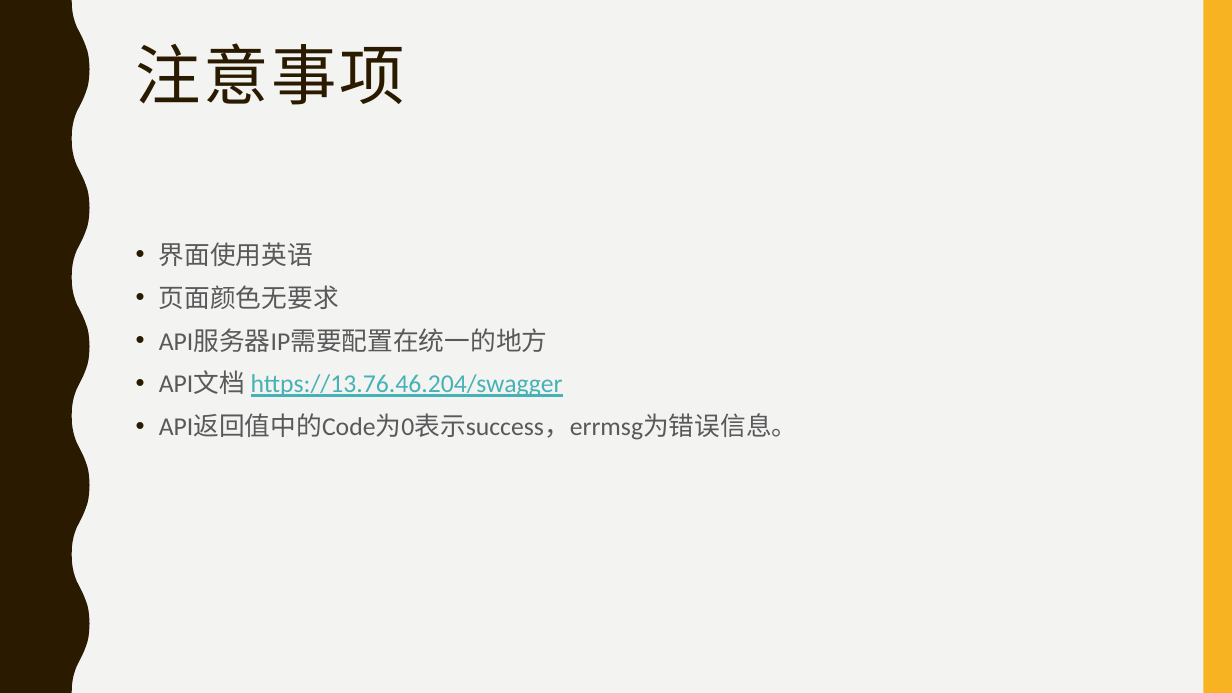
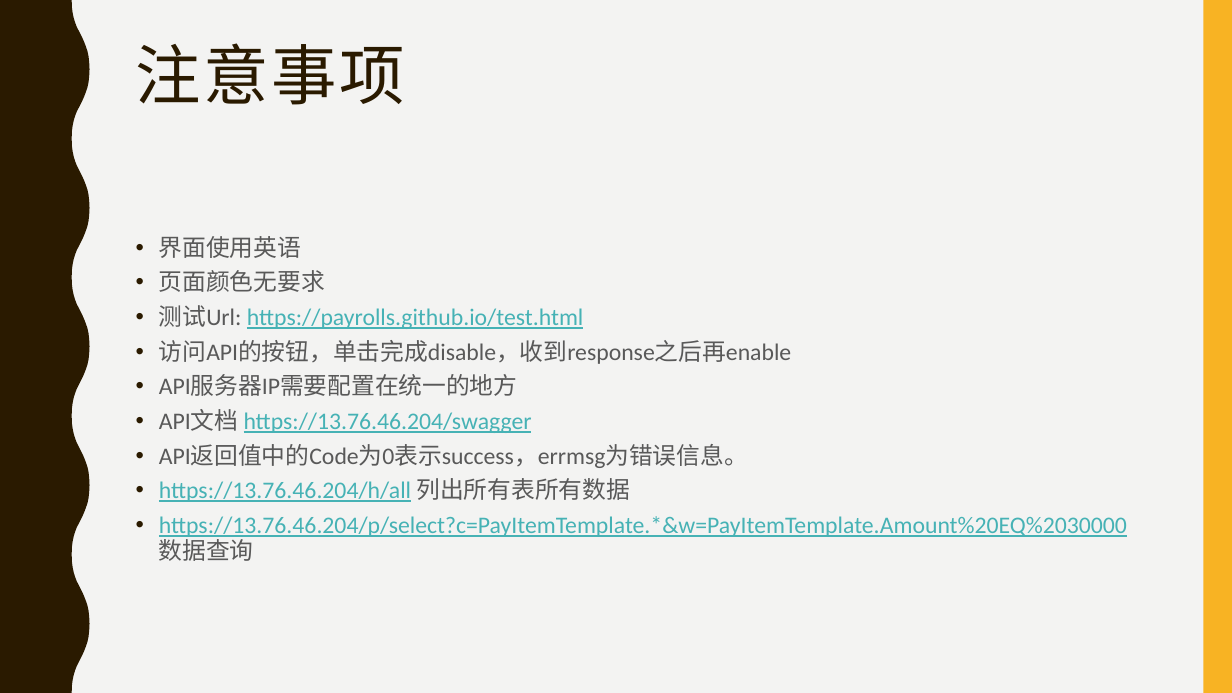
Before and after one commit to payrolls/payrolls.github.io, a slide deck: slide 2 of doc/Payroll Web UI.pptx. Drawn at 1232x693 pixels with LibreOffice and Linux fonts; fonts in the diff are those of the drawing. Boxes give left, top, right and bottom in pixels: in the first picture for what was removed or moved away, otherwise in the second. Text is boxed around its words. In the diff, an @@ line names an element or a change of style, - is before the commit and + after.

```diff
--- a/doc/Payroll Web UI.pptx
+++ b/doc/Payroll Web UI.pptx
@@ text at <box>159,236,748,468</box>: size 20 to 18.5 pt in "界面使用英语", "页面颜色无要求", "API服务器IP需要配置在统一的地方", "API文档 https://13.76.46.204/swagger" and 1 more places; line spacing 1.1 to 0.9 @@
@@ text at <box>159,305,791,364</box>: paragraphs added @@
+• 测试Url: https://payrolls.github.io/test.html
+• 访问API的按钮，单击完成disable，收到response之后再enable
@@ text at <box>159,478,1127,561</box>: paragraphs added @@
+• https://13.76.46.204/h/all 列出所有表所有数据
+• https://13.76.46.204/p/select?c=PayItemTemplate.*&w=PayItemTemplate.Amount%20EQ%2030000 数据查询
```
Also in this commit, not shown: 4 slides added, 1 slide removed.
